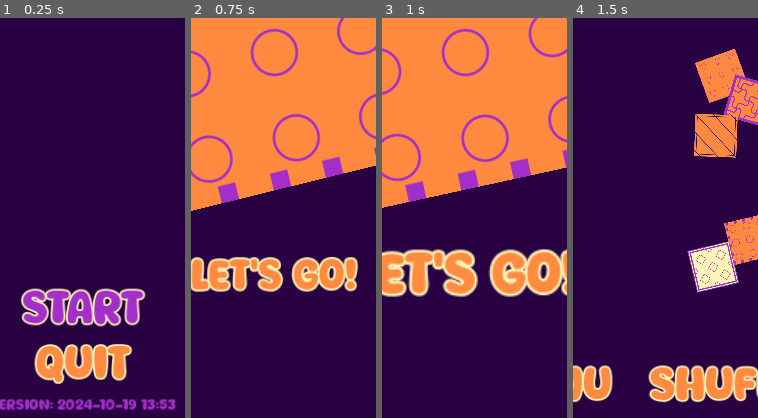
Above: before the commit, frames 1-4 (left to right).
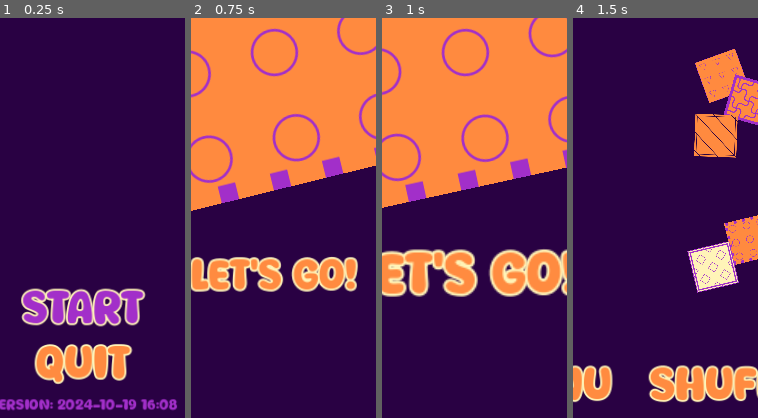
Above: after the commit, the same moments.

Repository: magopian/rummager
Game: Godot game, scene res://start_menu.tscn
Two runs of this game, one before a commit and one after it. Both use one fixed random seed, a clock stepped at 60 frames per second and the inputs below.
Inputs:
- Up to frame 1 (0.25 s): no input
- Up to frame 2 (0.75 s): click "START" at 0.5 s
- Up to frame 3 (1 s): no input
- Up to frame 4 (1.5 s): click "Let's go!" at 1.25 s
The pictures show only the part of the screen within x 28-78%, y 48-98%; the shares and areas given below are measured in that part.

The runs differ from the first frame. In frame 1, 0.2% of the frame differs, in the area x 79-96%, y 95-98%; in frame 2, nothing differs; in frame 3, nothing differs; in frame 4, nothing differs.

Commit message:
Bump version number

Diff:
--- a/project.godot
+++ b/project.godot
@@ -11,7 +11,7 @@
 [application]
 
 config/name="Rummager"
-config/version="2024-10-19 13:53"
+config/version="2024-10-19 16:08"
 run/main_scene="res://start_menu.tscn"
 config/features=PackedStringArray("4.3", "Mobile")
 config/icon="res://icon.svg"
